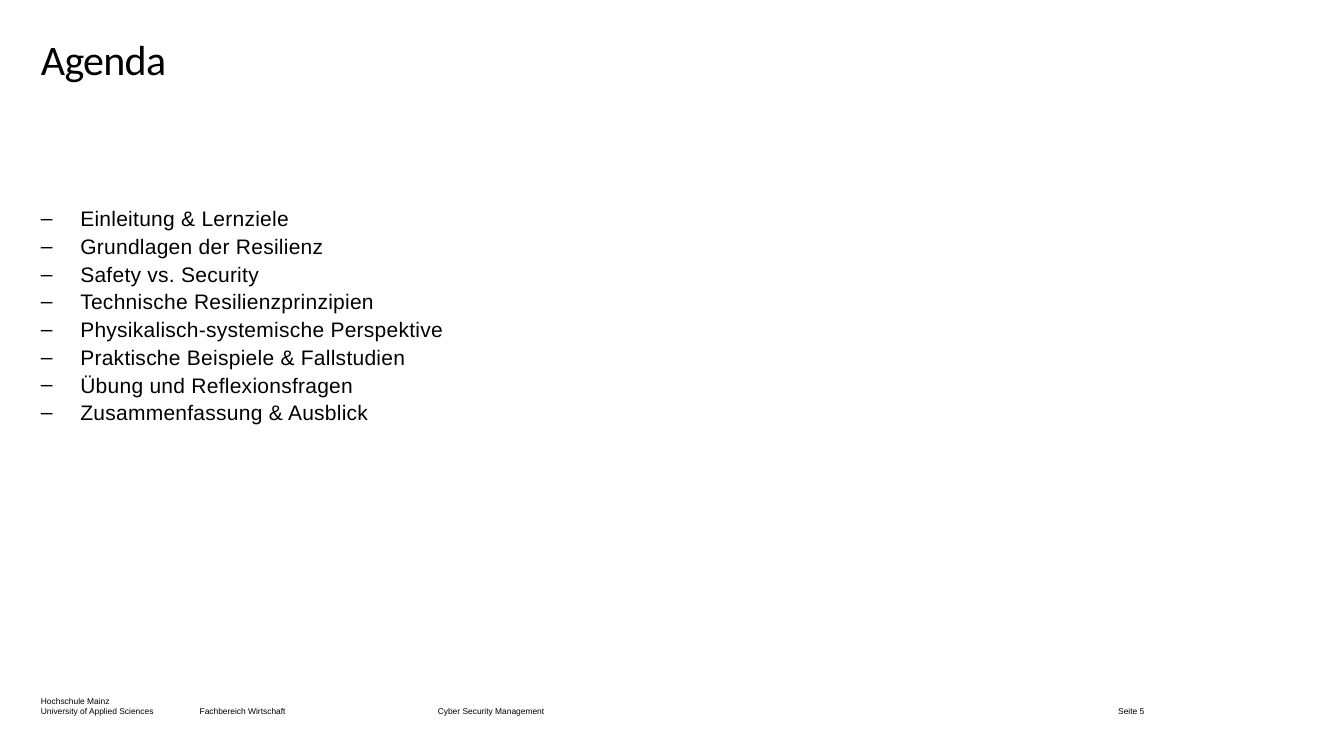
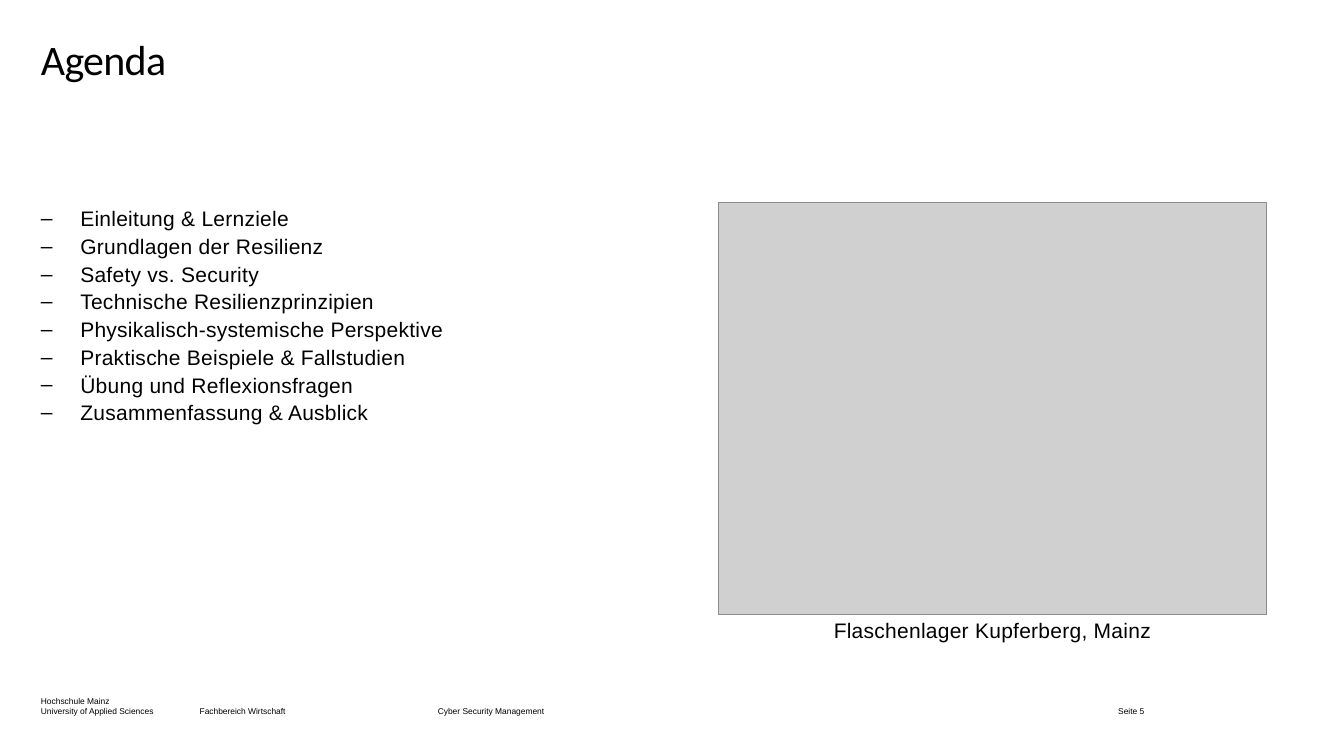
Before and after one commit to dlo-delphi/csm-cyber_resilienz-quarto, a slide deck: slide 5 of Präsentationen/Termin-01/_powerpoint/main.pptx. Drawn at 1344x756 pixels with LibreOffice and Linux fonts; fonts in the diff are those of the drawing; grey boxes stand for pictures; background and template pictures are left out. Boxes give left, top, right and bottom in pixels: in the first picture for what was removed or moved away, otherwise in the second. Text is boxed around its words. In the diff, an @@ line names an element or a change of style, - is before the commit and + after.

```diff
--- a/Präsentationen/Termin-01/_powerpoint/main.pptx
+++ b/Präsentationen/Termin-01/_powerpoint/main.pptx
@@ picture added at (718, 203, 1266, 614) @@
@@ text added at (834, 622, 1151, 642), 15 pt, text #000000 @@
+Flaschenlager Kupferberg, Mainz
```
Also in this commit, not shown: 1 other slide changed, 16 other files.
